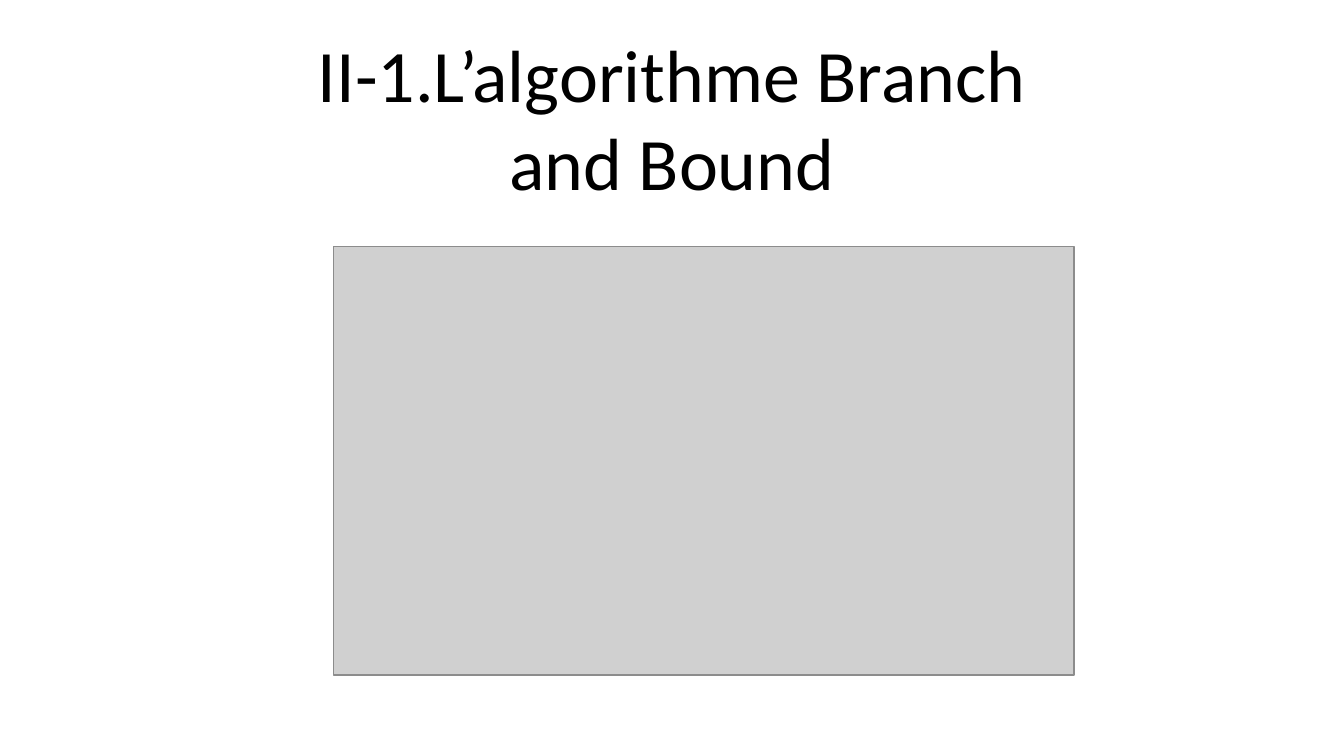
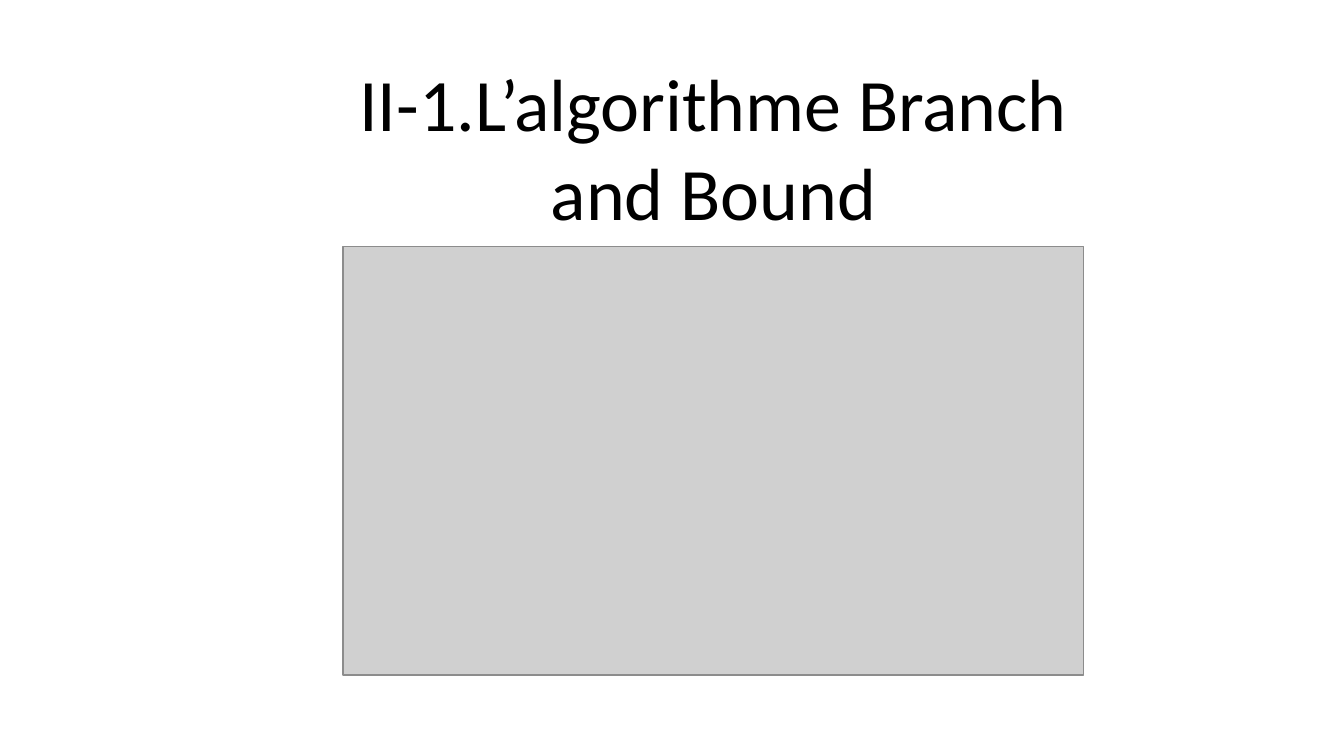
Before and after one commit to doriancoste/conflicts_resolution, a slide deck: slide 6 of presentation.pptx. Drawn at 1344x756 pixels with LibreOffice and Linux fonts; fonts in the diff are those of the drawing; grey boxes stand for pictures; background and template pictures are left out. Boxes give left, top, right and bottom in pixels: in the first picture for what was removed or moved away, otherwise in the second. Text is boxed around its words. In the diff, an @@ line names an element or a change of style, - is before the commit and + after.

```diff
--- a/presentation.pptx
+++ b/presentation.pptx
@@ title "II-1.L’algorithme Branch and Bound": place and size @@
-title "II-1.L’algorithme Branch and Bound" at box(318, 50, 1026, 191)
+title "II-1.L’algorithme Branch and Bound" at box(359, 79, 1067, 221)
@@ picture: place and size @@
-picture at box(333, 246, 1074, 675)
+picture at box(343, 246, 1083, 675)
```
Also in this commit, not shown: 8 other slides changed, 1 slide removed, 1 other file.
